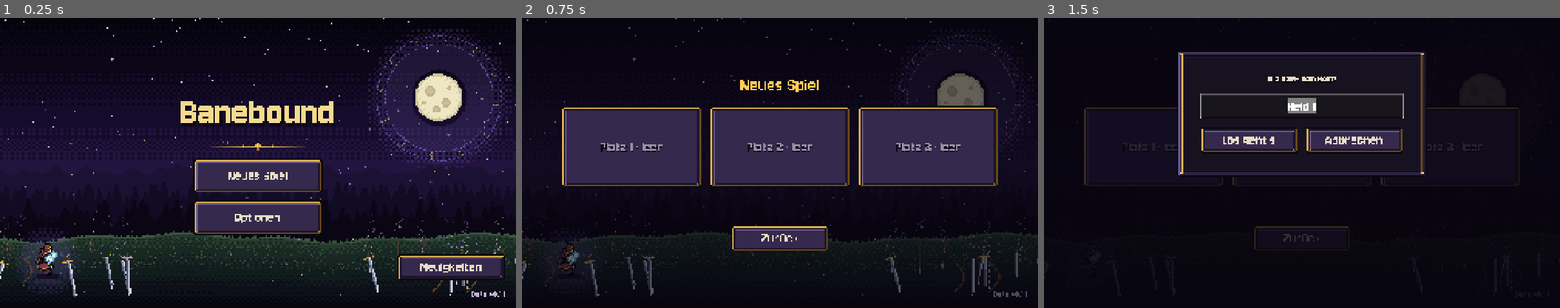
Above: before the commit, frames 1-3 (left to right).
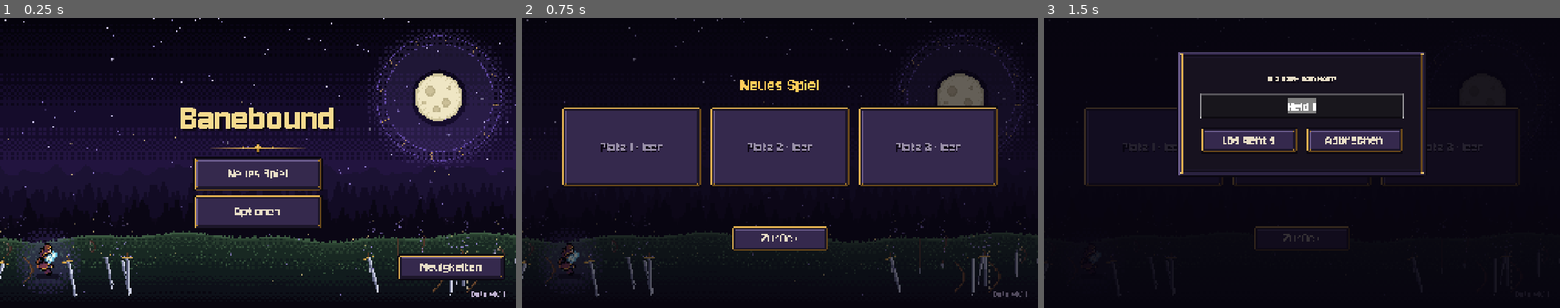
Above: after the commit, the same moments.

Repository: Slydee23/android-bullet-heaven
Game: Godot game, scene res://ui/main_menu.tscn
Same seed, same stepped clock (60 frames per second), same inputs: the game is played once before the commit and once after it.
Inputs (mouse positions are in pixels of both pictures, inside the frame that each line leads up to):
- Up to frame 1 (0.25 s): no input
- Up to frame 2 (0.75 s): click "Neues Spiel" at 0.5 s
- Up to frame 3 (1.5 s): click (1152, 145) at 1.27 s

The runs differ from the first frame. In frame 1, 4.1% of the frame differs, in the area x 35-65%, y 28-75%; in frame 2, nothing differs; in frame 3, nothing differs.

Commit message:
Main menu: buttons closer together (28 -> 14)
Co-Authored-By: Claude Opus 5.5 <noreply@anthropic.com>

Diff:
--- a/ui/main_menu.tscn
+++ b/ui/main_menu.tscn
@@ -34,7 +34,7 @@
 
 [node name="Menu" type="VBoxContainer" parent="Center" unique_id=1639970832]
 layout_mode = 2
-theme_override_constants/separation = 28
+theme_override_constants/separation = 14
 
 [node name="Title" type="Label" parent="Center/Menu" unique_id=1526451523]
 layout_mode = 2
